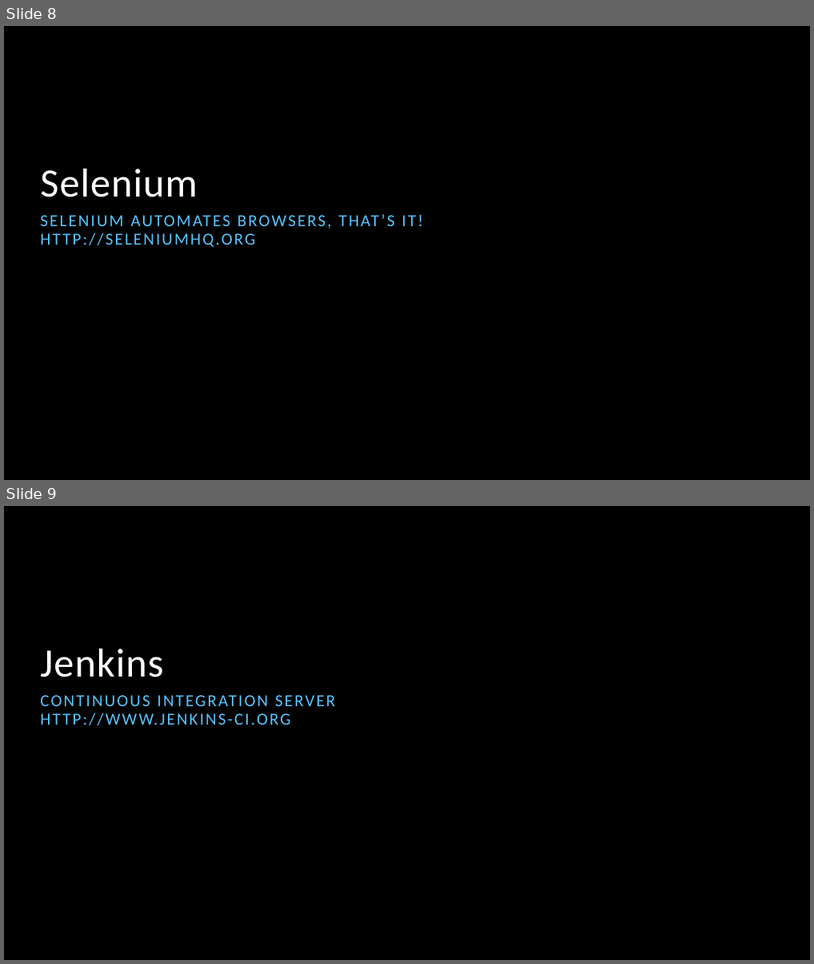
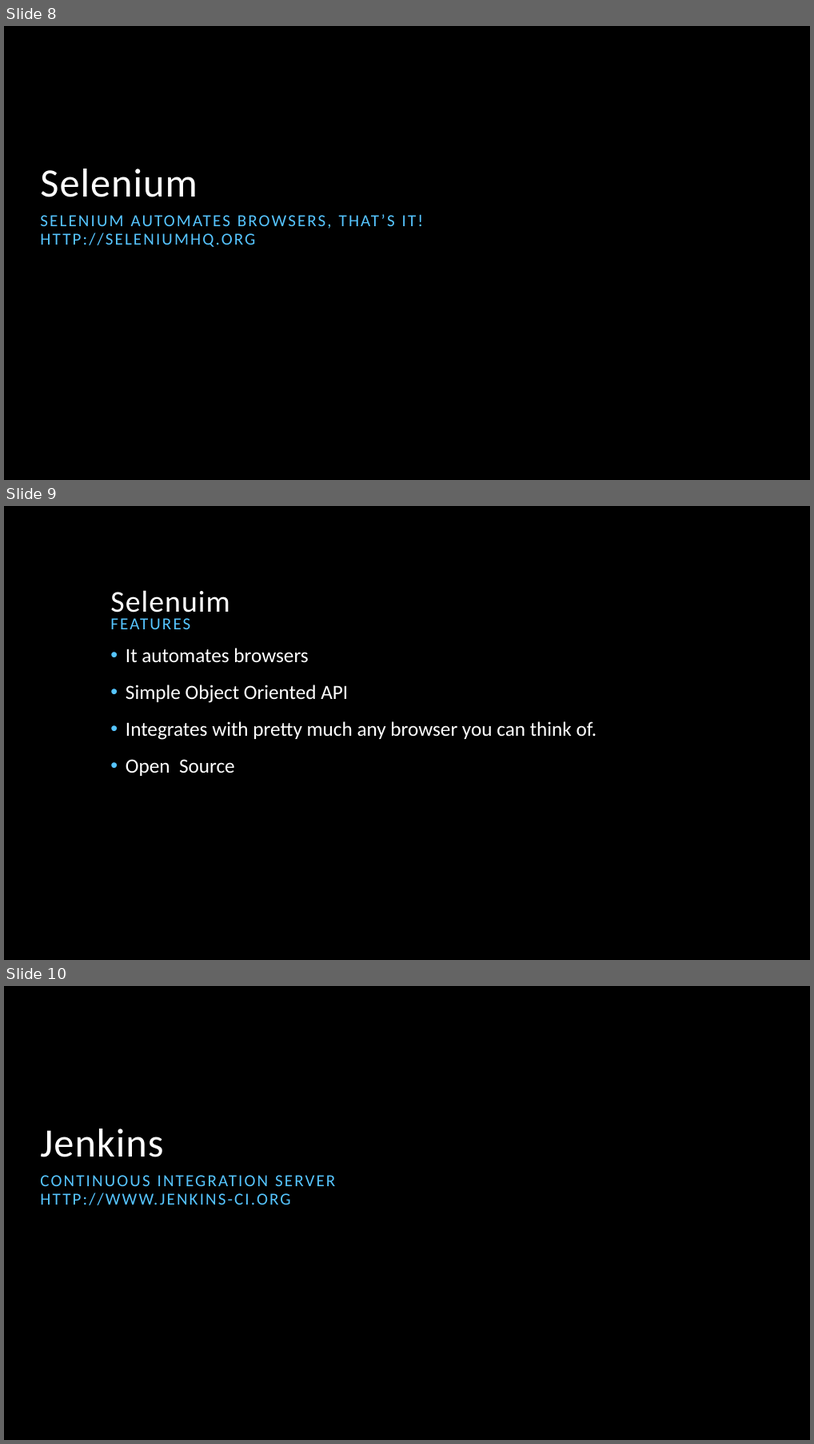
Before and after one commit to JasonvanBrackel/IntroToCiWithJenkins, a slide deck: docs/Introduction to Continuous Integration and Deployment with Jenkins.pptx. Shown one above the other, each under a label of ours: slides 8 and 9 before the commit, slides 8, 9 and 10 after it. The pictures are 814x964 and 814x1444 pixels, drawn with LibreOffice and Linux fonts; fonts in the diff are those of the drawing; background and template pictures are left out. Boxes give left, top, right and bottom in pixels: in the first picture for what was removed or moved away, otherwise in the second. Text is boxed around its words. In the diff, an @@ line names an element or a change of style, - is before the commit and + after.

```diff
--- a/docs/Introduction to Continuous Integration and Deployment with Jenkins.pptx
+++ b/docs/Introduction to Continuous Integration and Deployment with Jenkins.pptx
@@ slide 9 added at [4,506,810,960], background picture (left out) @@
@@ title added at [110,590,230,620], 36 pt, text #FFFFFF @@
+Selenuim
@@ text added at [105,607,397,642], 20 pt, text #56C5FF @@
+FEATURES
@@ text added at [126,648,598,776], 24 pt, text #FFFFFF @@
+• It automates browsers
+• Simple Object Oriented API
+• Integrates with pretty much any browser you can think of.
+• Open Source
@@ what was slide 9 is now slide 10 @@
```
Also in this commit, not shown: 3 slides changed, 1 other file.
